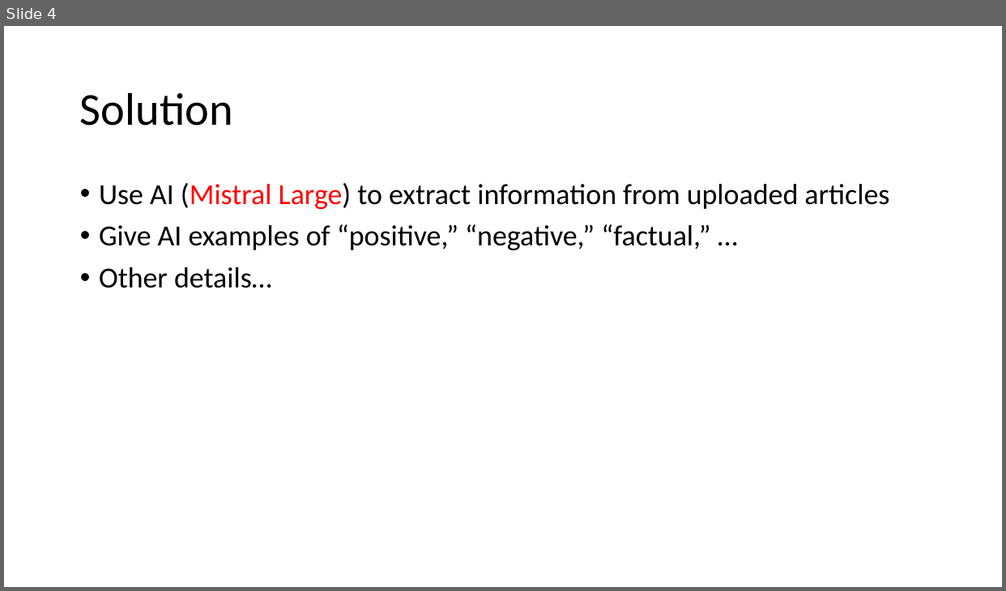
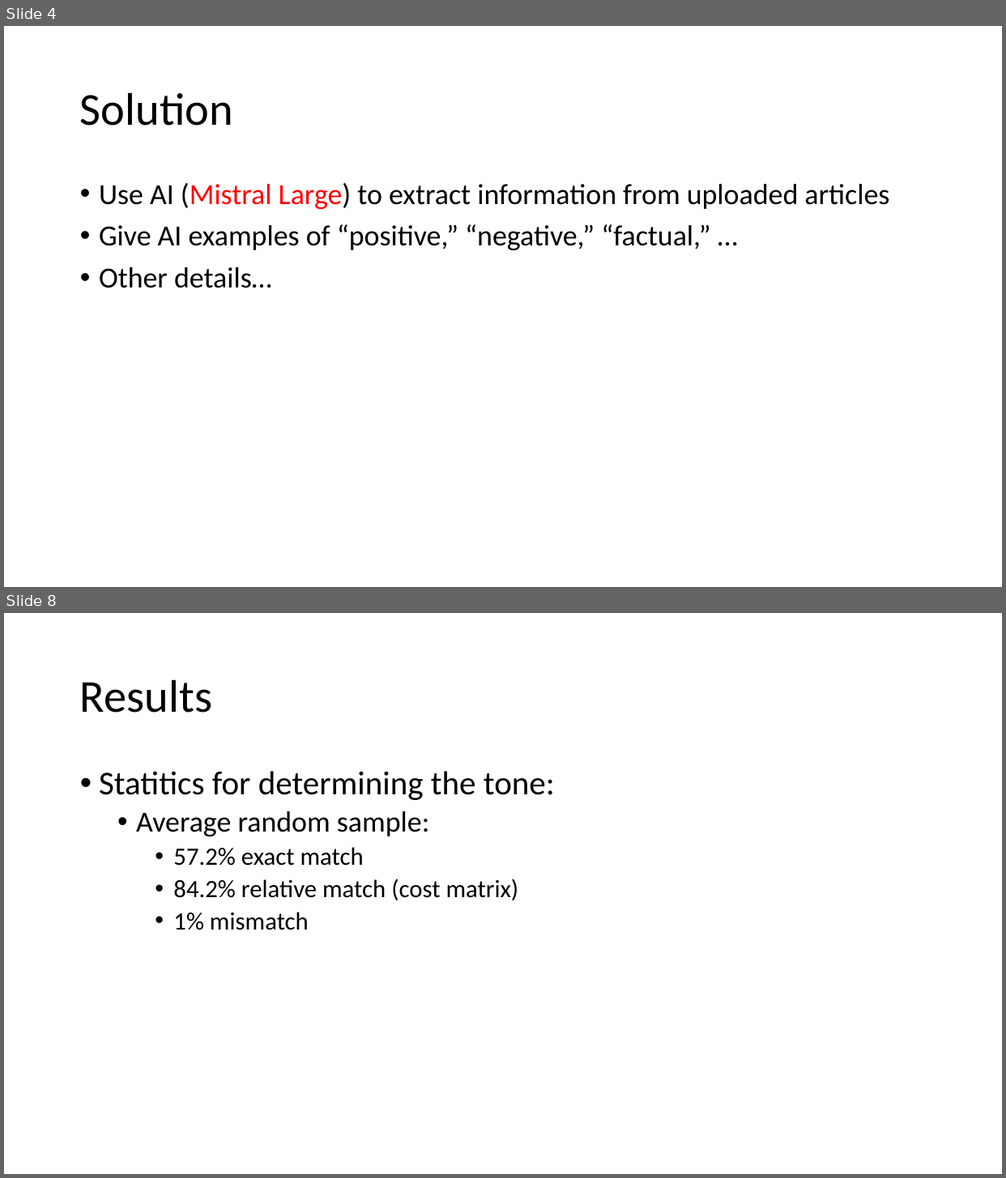
Before and after one commit to mevonuk/aihack, a slide deck: aihack.pptx. Shown one above the other, each under a label of ours: slide 4 before the commit, slides 4 and 8 after it; the slides between them are not shown. The pictures are 1006x591 and 1006x1178 pixels, drawn with LibreOffice and Linux fonts; fonts in the diff are those of the drawing. Boxes give left, top, right and bottom in pixels: in the first picture for what was removed or moved away, otherwise in the second. Text is boxed around its words. In the diff, an @@ line names an element or a change of style, - is before the commit and + after.

```diff
--- a/aihack.pptx
+++ b/aihack.pptx
@@ slide 8 added at <box>4,613,1002,1174</box>, background #FFFFFF @@
@@ title added at <box>80,679,212,713</box>, 44 pt, text #000000 @@
+Results
@@ text added at <box>99,771,555,931</box>, 24 pt, text #000000 @@
+• Statitics for determining the tone:
+  • Average random sample:
+    • 57.2% exact match
+    • 84.2% relative match (cost matrix)
+    • 1% mismatch
```
Also in this commit, not shown: 1 slide changed.
